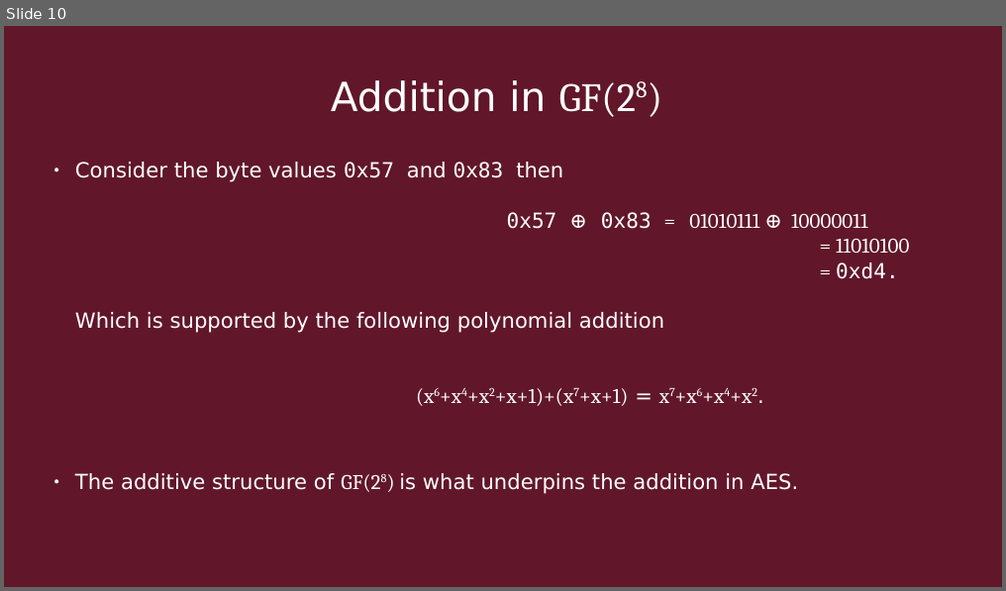
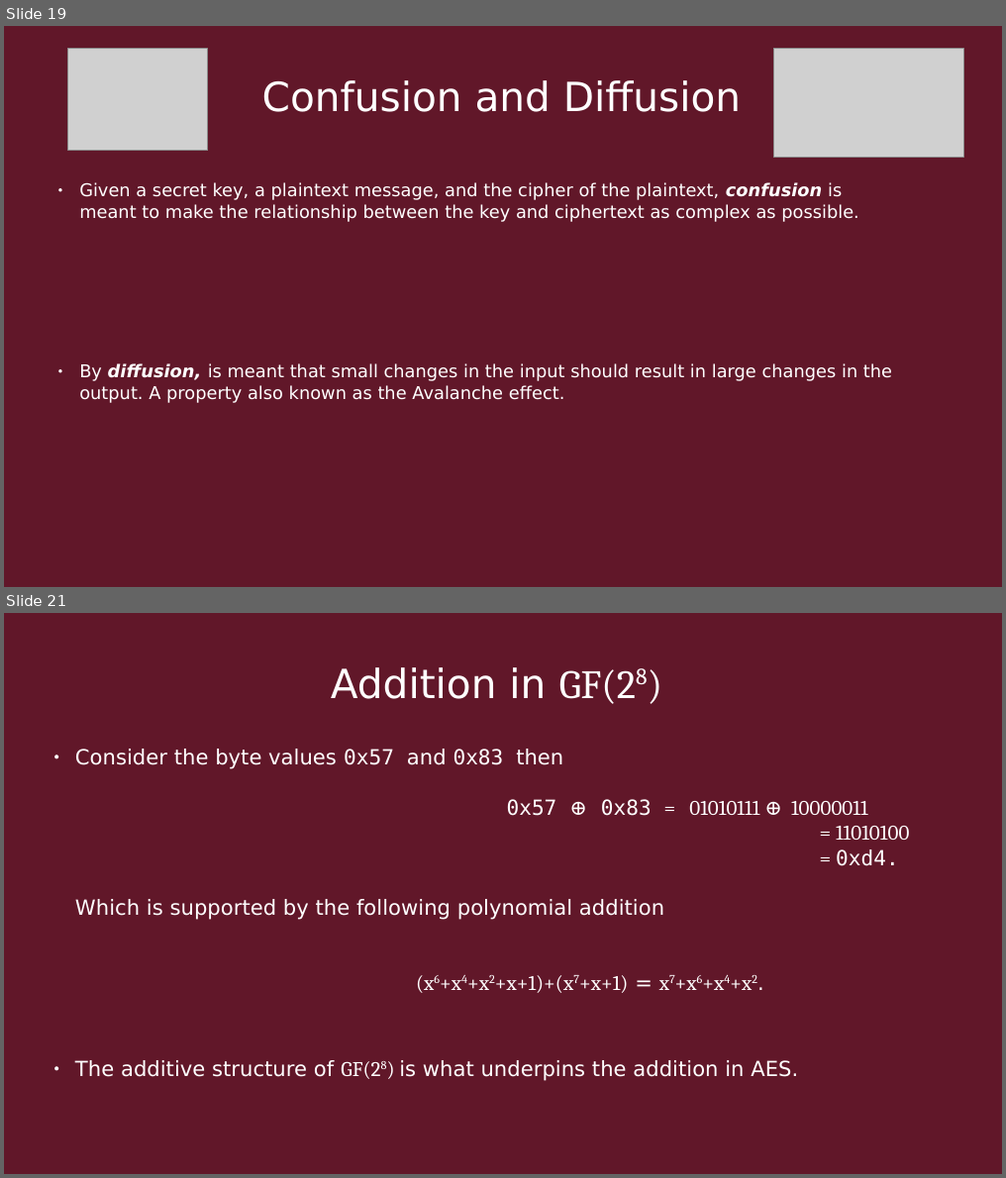
Before and after one commit to Quin-Darcy/seccom, a slide deck: presentation/cryptography_and_network_protocols.odp. Shown one above the other, each under a label of ours: slide 10 before the commit, slides 19 and 21 after it; the slides between them are not shown. The pictures are 1006x591 and 1006x1178 pixels, drawn with LibreOffice and Linux fonts; fonts in the diff are those of the drawing; grey boxes stand for pictures. Boxes give left, top, right and bottom in pixels: in the first picture for what was removed or moved away, otherwise in the second. Text is boxed around its words. In the diff, an @@ line names an element or a change of style, - is before the commit and + after.

Commit message:
added more slides and pictures

```diff
--- a/presentation/cryptography_and_network_protocols.odp
+++ b/presentation/cryptography_and_network_protocols.odp
@@ slide 19 added at (x1=4, y1=26, x2=1002, y2=587), background #611729 @@
@@ picture added at (x1=68, y1=49, x2=208, y2=151) @@
@@ picture added at (x1=773, y1=49, x2=964, y2=158) @@
@@ title added at (x1=262, y1=80, x2=741, y2=112), 32 pt, text #FFFFFF @@
+Confusion and Diffusion
@@ text added at (x1=79, y1=182, x2=859, y2=222), 14 pt, text #FFFFFF @@
+● Given a secret key, a plaintext message, and the cipher of the plaintext, confusion is meant to make the relationship between the key and ciphertext as complex as possible.
@@ text added at (x1=79, y1=364, x2=892, y2=403), 14 pt, text #FFFFFF @@
+● By diffusion, is meant that small changes in the input should result in large changes in the output. A property also known as the Avalanche effect.
@@ what was slide 10 is now slide 21 @@
```
Also in this commit, not shown: 3 slides changed, 11 other slides added, 1 slide removed, 4 other files.
